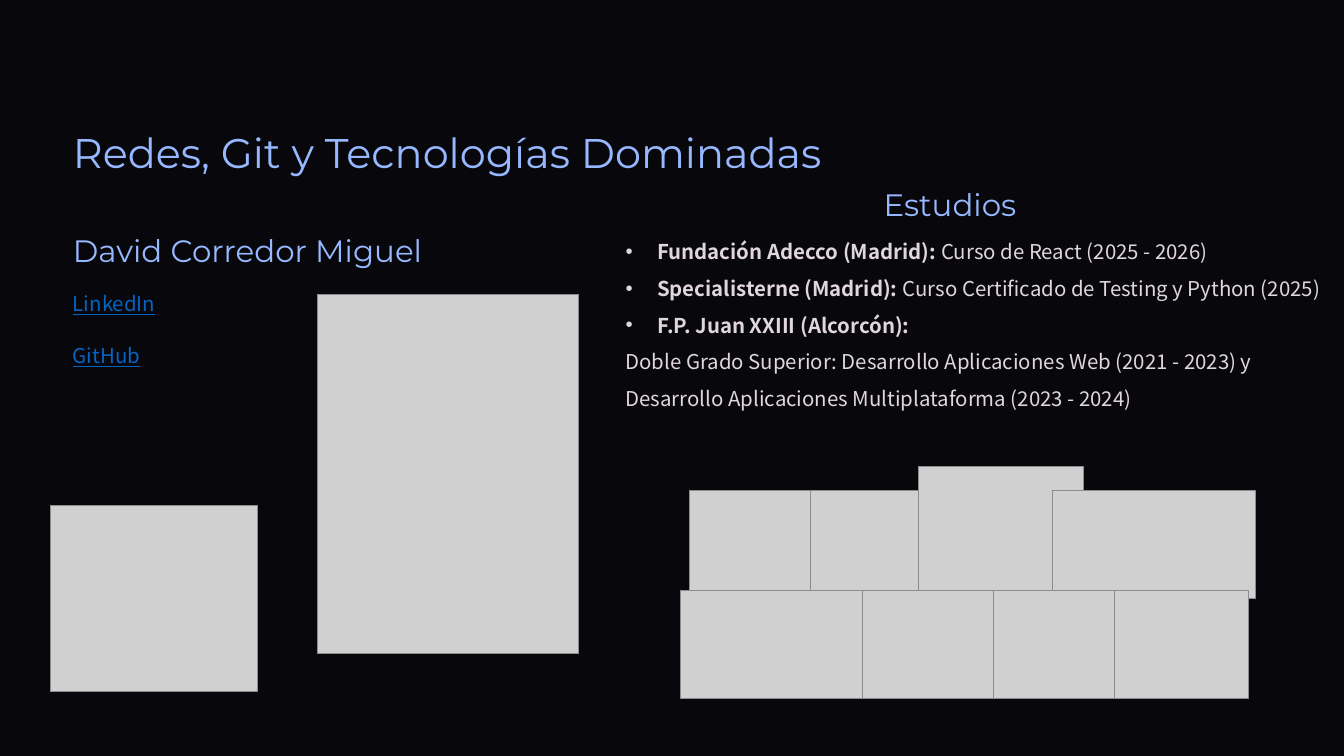
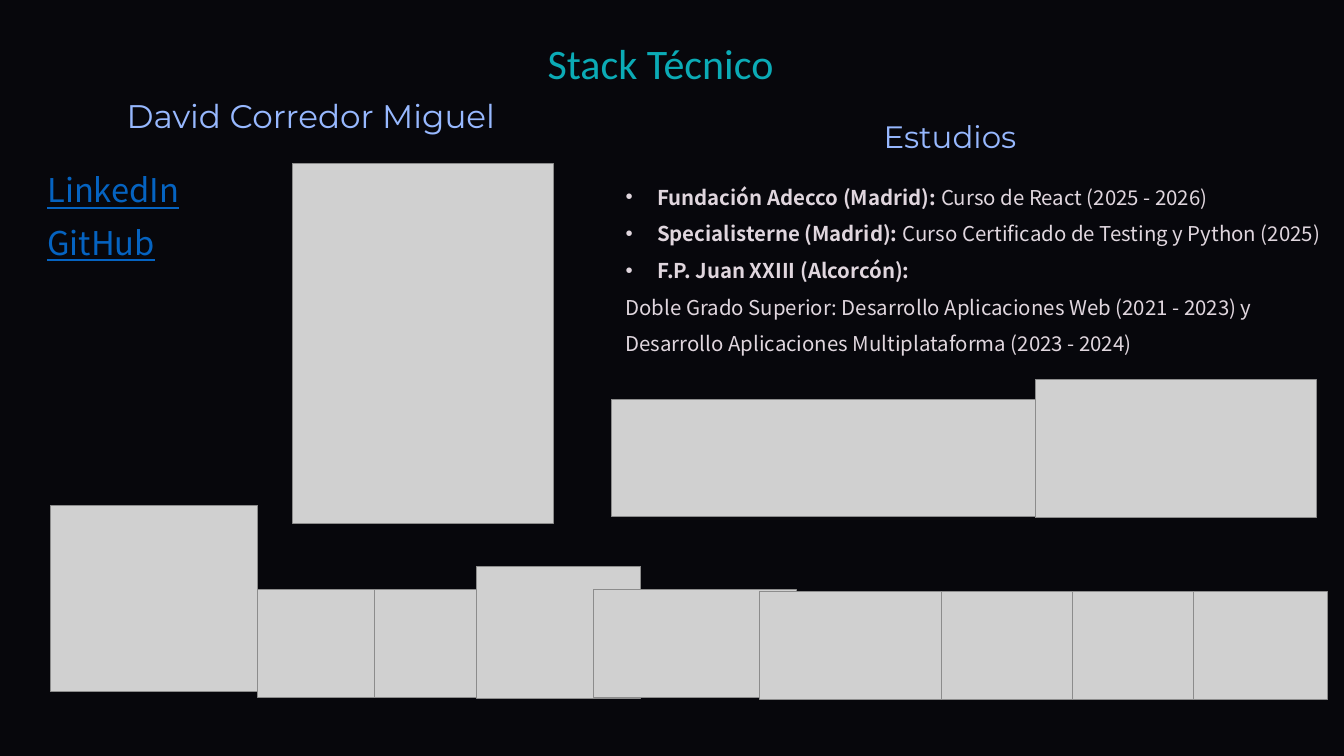
Before and after one commit to DavidCorredorMiguel/proyectogrupo2, a slide deck: slide 3 of Tech-and-Learn-Innovacion-y-Aprendizaje-en-E-commerce (1).pptx. Drawn at 1344x756 pixels with LibreOffice and Linux fonts; fonts in the diff are those of the drawing; grey boxes stand for pictures; background and template pictures are left out. Boxes give left, top, right and bottom in pixels: in the first picture for what was removed or moved away, otherwise in the second. Text is boxed around its words. In the diff, an @@ line names an element or a change of style, - is before the commit and + after.

Commit message:
Presentacion

```diff
--- a/Tech-and-Learn-Innovacion-y-Aprendizaje-en-E-commerce (1).pptx
+++ b/Tech-and-Learn-Innovacion-y-Aprendizaje-en-E-commerce (1).pptx
@@ text added at bbox=[548, 50, 774, 80], 36 pt, text #0BABB6 @@
+Stack Técnico
@@ text "David Corredor Miguel": place and size @@
-text "David Corredor Miguel" at bbox=[73, 239, 422, 268]
+text "David Corredor Miguel" at bbox=[127, 103, 495, 135]
@@ text "David Corredor Miguel" at bbox=[127, 103, 495, 135]: size 26.5 to 28 pt; alignment left to centre; vertical alignment top to middle @@
@@ text "Estudios": place and size @@
-text "Estudios" at bbox=[884, 193, 1017, 216]
+text "Estudios" at bbox=[884, 125, 1017, 148]
@@ text removed at bbox=[73, 137, 821, 177] @@
-Redes, Git y Tecnologías Dominadas
@@ text "LinkedIn": place and size @@
-text "LinkedIn" at bbox=[73, 294, 155, 315]
+text "LinkedIn" at bbox=[47, 176, 179, 209]
@@ text "LinkedIn" at bbox=[47, 176, 179, 209]: size 17.5 to 28 pt; vertical alignment top to middle @@
@@ picture: place and size @@
-picture at bbox=[318, 294, 579, 654]
+picture at bbox=[292, 163, 554, 522]
@@ text "Fundación Adecco (Madrid): Curso de ...": place and size @@
-text "Fundación Adecco (Madrid): Curso de ..." at bbox=[626, 240, 1320, 411]
+text "Fundación Adecco (Madrid): Curso de ..." at bbox=[626, 186, 1320, 356]
@@ text "GitHub" at bbox=[47, 229, 154, 261]: size 17.5 to 28 pt; vertical alignment top to middle @@
@@ text "GitHub": place and size @@
-text "GitHub" at bbox=[73, 346, 140, 367]
+text "GitHub" at bbox=[47, 229, 154, 261]
@@ picture added at bbox=[1035, 380, 1315, 518] @@
@@ picture added at bbox=[612, 399, 1037, 516] @@
@@ picture: place and size @@
-picture at bbox=[918, 466, 1083, 598]
+picture at bbox=[476, 566, 641, 698]
@@ picture: place and size @@
-picture at bbox=[690, 491, 824, 598]
+picture at bbox=[258, 590, 392, 697]
@@ picture: place and size @@
-picture at bbox=[811, 491, 945, 598]
+picture at bbox=[375, 590, 509, 697]
@@ picture: place and size @@
-picture at bbox=[1052, 491, 1255, 598]
+picture at bbox=[593, 590, 796, 697]
@@ 4 pictures: place and size @@
-4 pictures at bbox=[681, 591, 1248, 699]
+4 pictures at bbox=[760, 592, 1327, 700]
```
Also in this commit, not shown: 4 other slides changed, 4 slides added, 3 slides removed, 1 other file.
